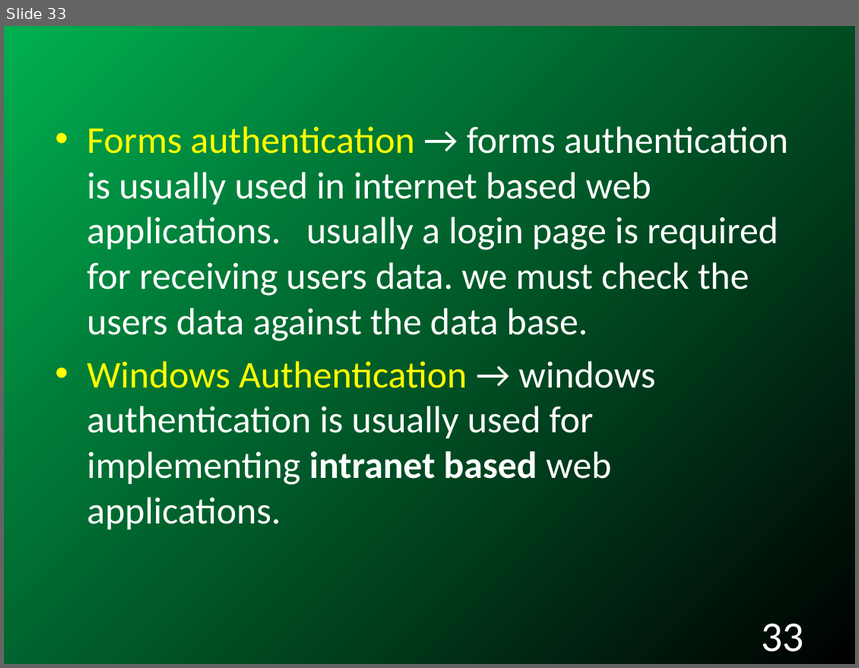
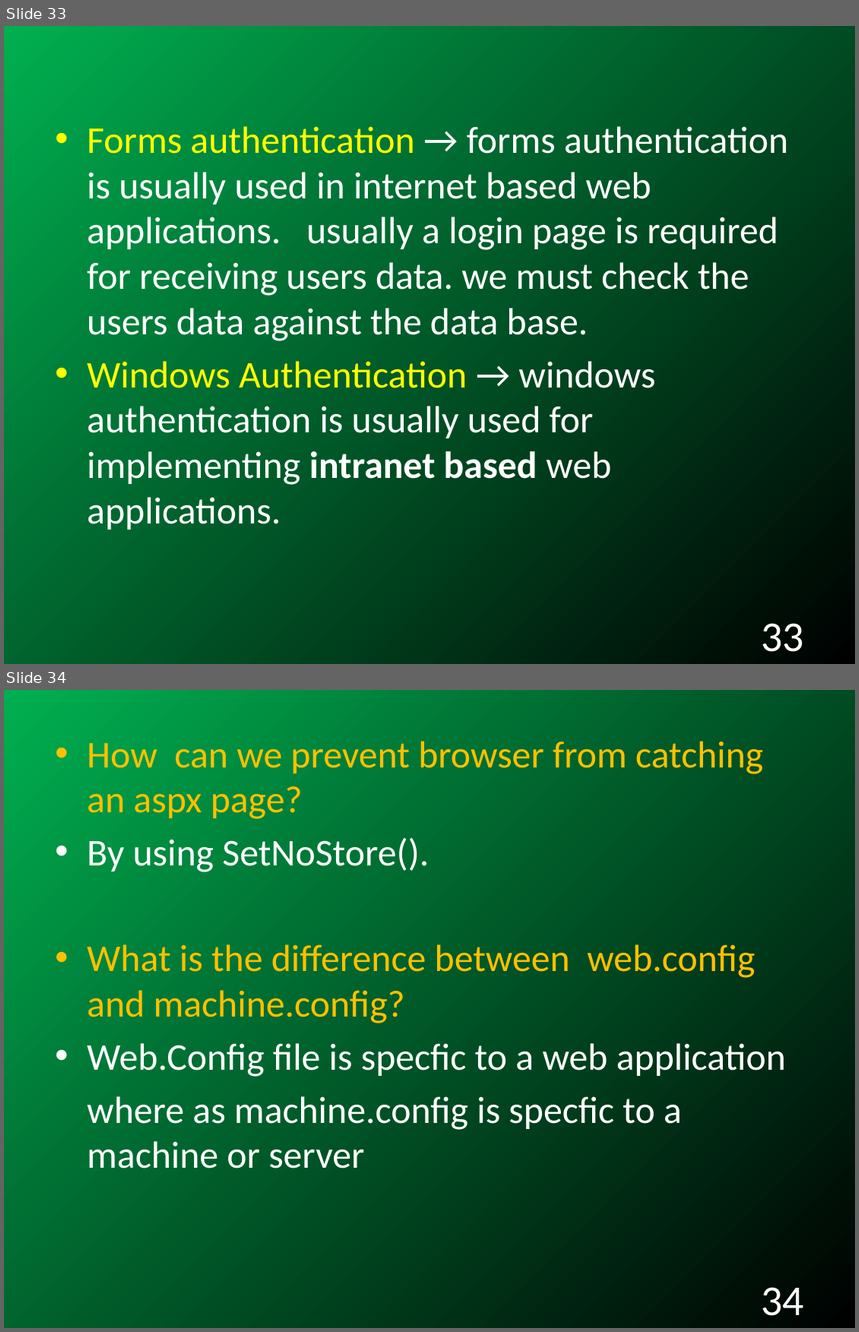
Before and after one commit to RAVIKIRANTV/FirstRepo, a slide deck: InterviewStudyMaterial/ASP.NET_Interview_Questions_with_answers.pptx. Shown one above the other, each under a label of ours: slide 33 before the commit, slides 33 and 34 after it. The pictures are 859x668 and 859x1332 pixels, drawn with LibreOffice and Linux fonts; fonts in the diff are those of the drawing; background and template pictures are left out. Boxes give left, top, right and bottom in pixels: in the first picture for what was removed or moved away, otherwise in the second. Text is boxed around its words. In the diff, an @@ line names an element or a change of style, - is before the commit and + after.

```diff
--- a/InterviewStudyMaterial/ASP.NET_Interview_Questions_with_answers.pptx
+++ b/InterviewStudyMaterial/ASP.NET_Interview_Questions_with_answers.pptx
@@ slide 34 added at (4, 690, 855, 1328), background gradient #00B050 to #000000 @@
@@ text added at (87, 741, 786, 1169), 32 pt, text #FFFFFF @@
+• How can we prevent browser from catching an aspx page?
+• By using SetNoStore().
+• What is the difference between web.config and machine.config?
+• Web.Config file is specfic to a web application
+where as machine.config is specfic to a machine or server
@@ page number added at (761, 1287, 804, 1316), 36 pt, text #FFFFFF @@
+34
```
Also in this commit, not shown: 2 slides changed, 3 other slides added, 15 other files.
